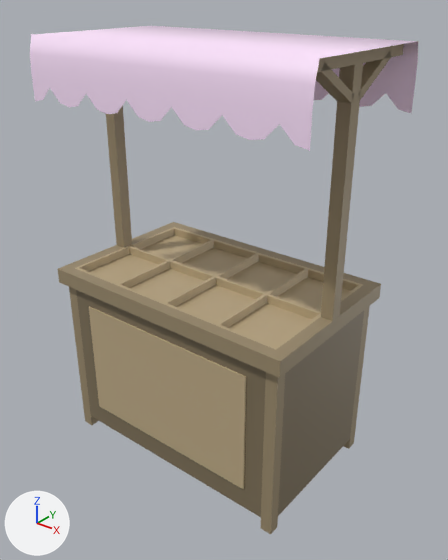
What one commit did to the FBX model Assets/Art/Environment Assets/Geometry/Buildings/Modular_geo/MarketStalls/IceCreamStall.fbx.
The view is the same before and after, from a 50 mm camera at (0.286, -0.347, 0.059) aimed at (0.009, 0.0, -0.156). Lighting does not change. The marker at lower left points along +X, +Y and +Z. Where no turn or scale is listed for an object, it has been applied to the vertices.

The scene before the commit, as lines of its bpy script (objects in view):
```python
mat_m_icecreamstall_top = principled_material('M_IceCreamStall_Top')
mat_m_icecreamstall_top.base_color = (1.0, 0.782, 1.0)  # white #ffe5ff
me_mesh = bpy.data.meshes.new('Mesh')
me_mesh.from_pydata(...)  # 200 vertices, 168 faces; spans x -0.119..0.119, y -0.065..0.065, z -0.023..0.023
me_mesh.materials.append(mat_m_icecreamstall_top)  # white #ffe5ff
me_mesh_001 = bpy.data.meshes.new('Mesh.001')
me_mesh_001.from_pydata(...)  # 408 vertices, 388 faces; spans x -0.11..0.11, y -0.07..0.07, z -0.168..0.168
# faces by material slot: [204, 83, 101]
me_mesh_001.materials.append(mat_m_basewood)  # brown #9c8c6e
me_mesh_001.materials.append(mat_m_lightwood)  # beige #bfac88
me_mesh_001.materials.append(mat_m_darkwood)  # brown #7f7259
ob_icecreamstall = bpy.data.objects.new('IceCreamStall', me_mesh_001)
ob_icecreamstall.location = (0.0, 0.0, -0.1449)
ob_icecreamstall_top = bpy.data.objects.new('IceCreamStall_Top', me_mesh)
ob_icecreamstall_top.location = (0.0, 0.0, 0.0)
```
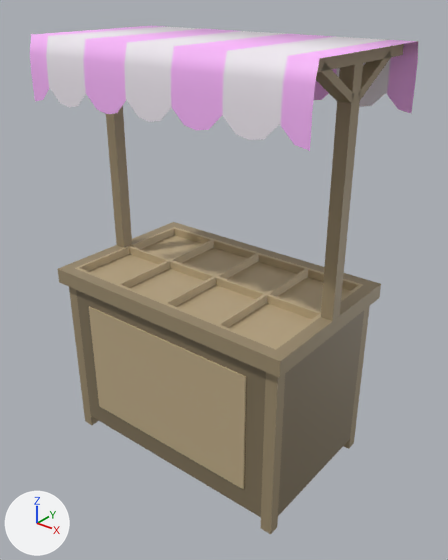
Commit message: Added mat to stall tops

Changed parts and their boxes [x1, y1, x2, y2] in the pictures (448 x 560 px):
'IceCreamStall_Top', surface changed (white to pink): [30, 26, 418, 151] in both

The change, as a diff of the scene's bpy script:
```diff
--- a/Assets/Art/Environment Assets/Geometry/Buildings/Modular_geo/MarketStalls/IceCreamStall.fbx.py
+++ b/Assets/Art/Environment Assets/Geometry/Buildings/Modular_geo/MarketStalls/IceCreamStall.fbx.py
@@ img_stall_top_textures_png @@
+img_stall_top_textures_png = load_image('Stall_Top_Textures.png', 'Stall_Top_Textures.png', 2048, 2048, 'sRGB')
@@ mat_m_icecreamstall_top @@
 mat_m_icecreamstall_top = principled_material('M_IceCreamStall_Top')
-mat_m_icecreamstall_top.base_color = (1.0, 0.782, 1.0)  # white #ffe5ff
+mat_m_icecreamstall_top.texture = img_stall_top_textures_png  # with its transparency
@@ me_mesh @@
 me_mesh.from_pydata(...)  # 200 vertices, 168 faces; spans x -0.119..0.119, y -0.065..0.065, z -0.023..0.023
 # used by ob_icecreamstall_top; location = (0.0, 0.0, 0.0)
+# me_mesh part 1: texture (UV) coordinates of 168 of 168 faces, centred in x -0.114..0.114, y -0.065..0.065, z -0.013..0.023, changed; they spanned u 0.0..0.9, v 0.0..1.0 and now span u 0.06..0.32, v 0.6..0.84
 me_mesh.materials.append(mat_m_icecreamstall_top)
```
